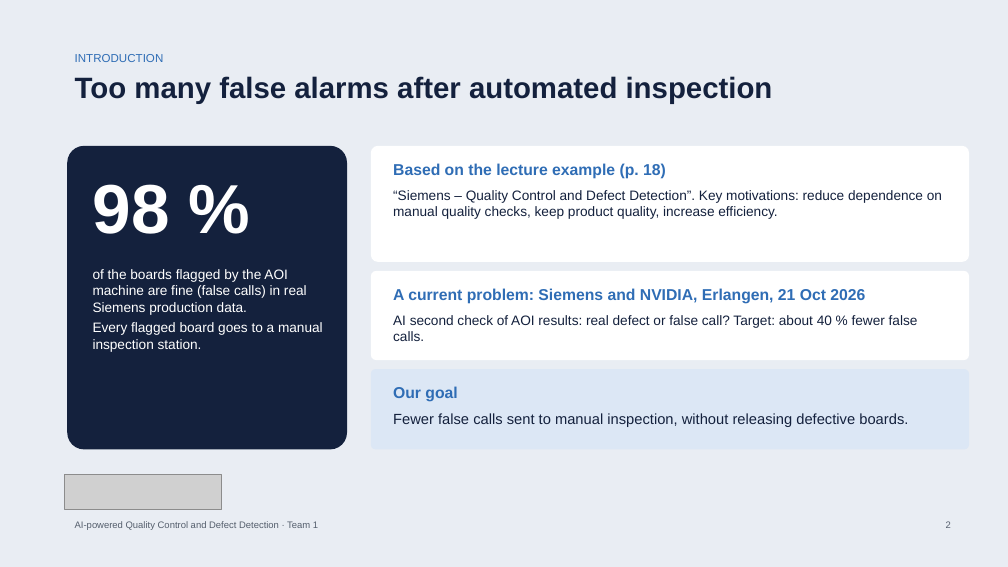
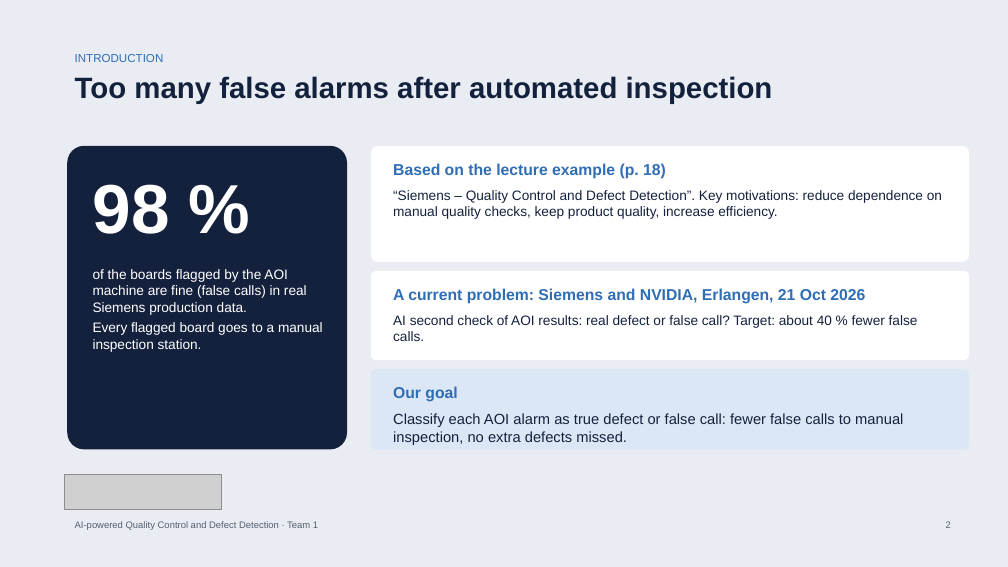
Before and after one commit to bodhi584/aoi-decision-gate, a slide deck: slide 2 of docs/slides_revised_topic.pptx. Drawn at 1008x567 pixels with LibreOffice and Linux fonts; fonts in the diff are those of the drawing; grey boxes stand for pictures. Boxes give left, top, right and bottom in pixels: in the first picture for what was removed or moved away, otherwise in the second. Text is boxed around its words. In the diff, an @@ line names an element or a change of style, - is before the commit and + after.

Commit message:
Standard terms: binary classification of AOI alarms (true defect or false call)

```diff
--- a/docs/slides_revised_topic.pptx
+++ b/docs/slides_revised_topic.pptx
@@ text at (393,413,903,445): text changed @@
-Fewer false calls sent to manual inspection, without releasing defective boards.
+Classify each AOI alarm as true defect or false call: fewer false calls to manual inspection, no extra defects missed.
```
Also in this commit, not shown: 10 other slides changed, 19 other files.
